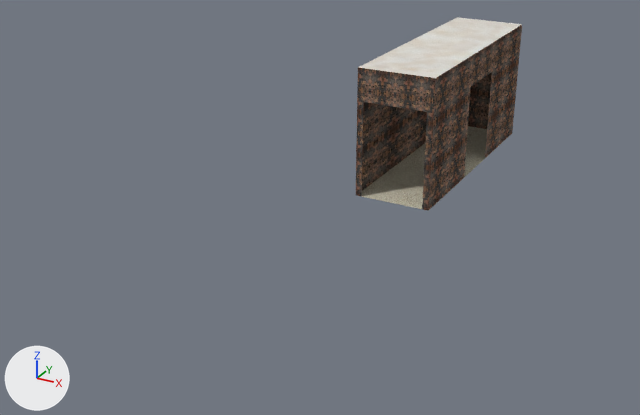
One commit to the Blender file RAW Files/Level_02/Room/Level_02_Room.blend: the scene before it, then after it.
One viewpoint serves both versions: a 50 mm camera at (5.47, -13.25, 5.29) aimed at (-0.25, -2.86, 0.09). Lighting does not change. The marker at lower left points along +X, +Y and +Z.

Objects in the first picture: 'Outside Ground', 'Outside Roof', 'Outside Wall Door', 'Outside Wall Infront of Door', 'Outside Wall Opposite Door', 'Outside Wall Other Door'.
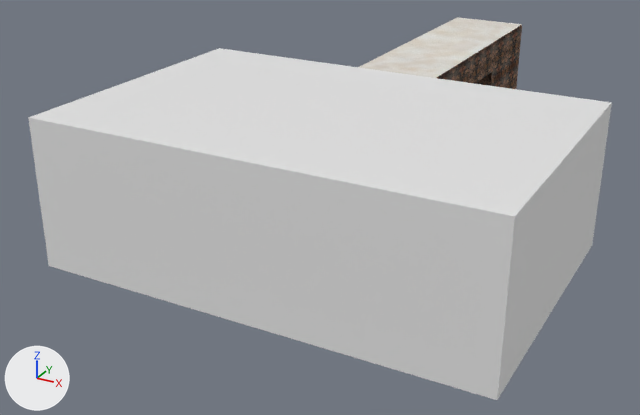
The newer file is also turned or shifted as a whole; pictures and numbers use the older file's frame.

Edits to the bpy script that builds the scene:
```text
Add me_plane_002:
    me_plane_002.from_pydata([(-1.0, -1.0, 0.0), (1.0, -1.0, 0.0), (-1.0, 1.0, 0.0), (1.0, 1.0, 0.0)], [], [(0, 1, 3, 2)])
Add ob_wall_opposite_hall_door:
    ob_wall_opposite_hall_door = bpy.data.objects.new('Wall Opposite Hall Door ', me_plane_002)
    ob_wall_opposite_hall_door.location = (0.49, -6.0, 1.0)
    ob_wall_opposite_hall_door.rotation_euler = (-1.571, 1.571, 0.0)  # degrees (-90, 90, 0)
    ob_wall_opposite_hall_door.scale = (1.0, 3.0, 1.0)
Add ob_back_wall_001:
    ob_back_wall_001 = bpy.data.objects.new('Back Wall.001', me_plane_002.copy())
    ob_back_wall_001.location = (3.49, -4.0, 1.0)
    ob_back_wall_001.rotation_euler = (1.571, 0.0, -1.571)  # degrees (90, 0, -90)
    ob_back_wall_001.scale = (2.0, 1.0, 1.0)
Add ob_ground_001:
    ob_ground_001 = bpy.data.objects.new('Ground.001', me_plane_002.copy())
    ob_ground_001.location = (0.49, -4.0, 2.0)
    ob_ground_001.rotation_euler = (0.0, -3.142, 1.571)  # degrees (0, -180, 90)
    ob_ground_001.scale = (2.0, 3.0, 1.0)
```

Pixel boxes [x1, y1, x2, y2] of what changed, in the pictures (640 x 415 px):
'Wall Opposite Hall Door ', added
    after: [28, 118, 515, 400]
'Ground.001', added
    after: [28, 48, 611, 216]
'Back Wall.001', added
    after: [497, 103, 612, 400]
'Outside Wall Door', unchanged, covered by the edit
    before: [429, 25, 522, 210]
    after: [437, 25, 522, 89]
'Outside Wall Other Door', unchanged, covered by the edit
    before: [356, 68, 436, 211]
'Outside Wall Infront of Door', unchanged, covered by the edit
    before: [362, 102, 427, 191]
'Outside Ground', unchanged, covered by the edit
    before: [361, 126, 507, 209]
